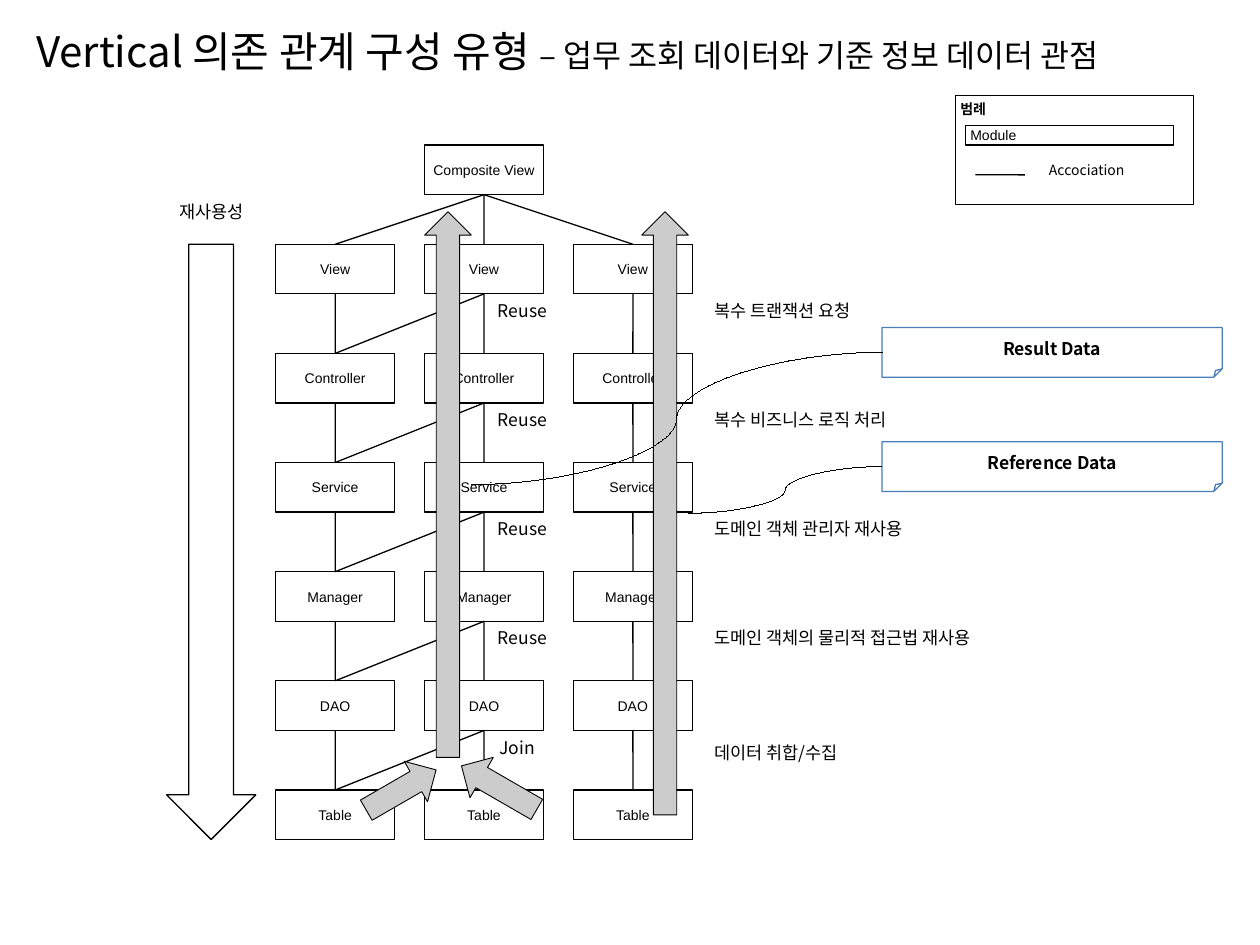
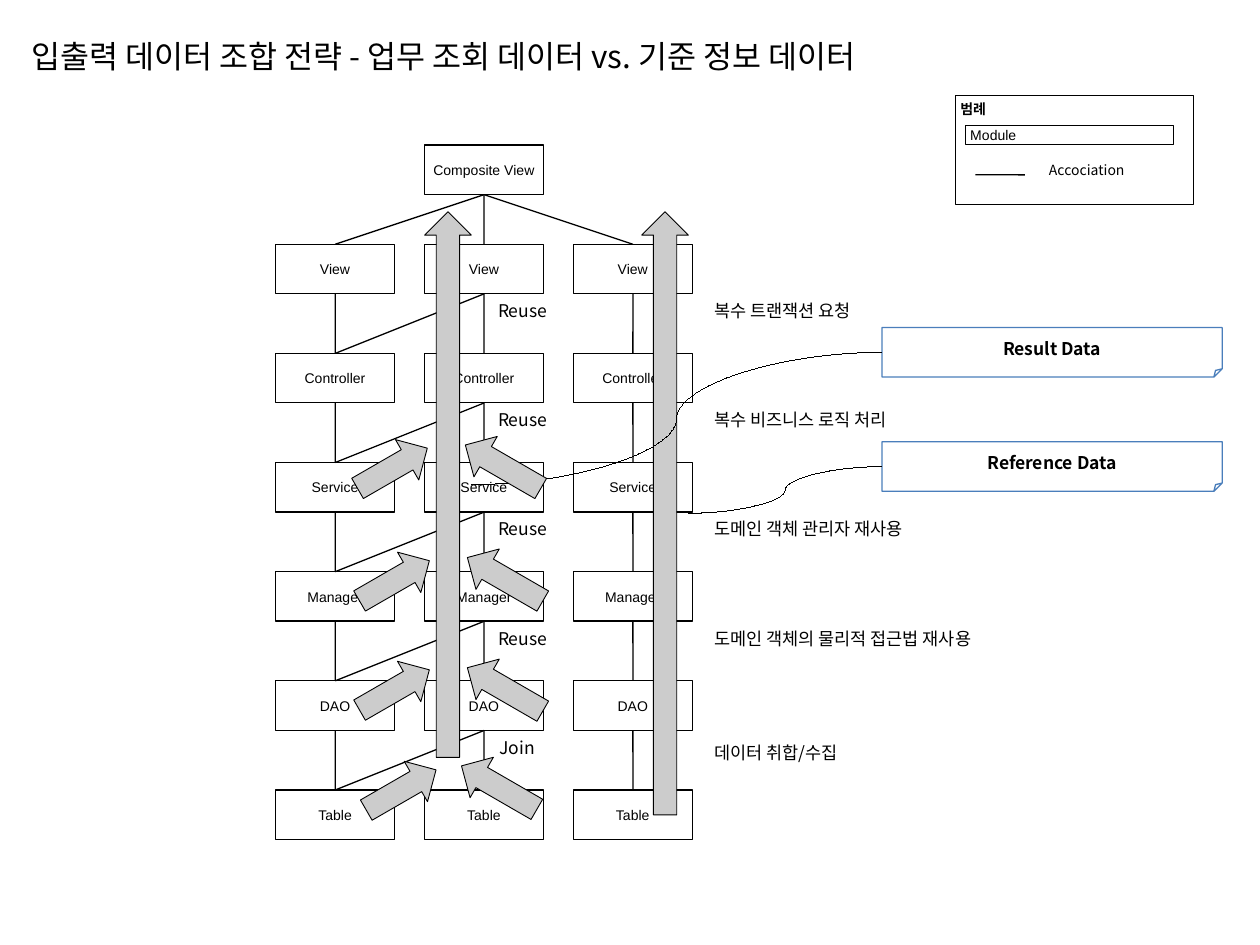
Before and after one commit to kwbaek/codelabor, a slide deck: slide 4 of documentation/0 architecture/design/TO-BE 설계 전술 (Layered Architecture).pptx (slide 3 before the commit). Drawn at 1260x945 pixels with LibreOffice and Linux fonts; fonts in the diff are those of the drawing. Boxes give left, top, right and bottom in pixels: in the first picture for what was removed or moved away, otherwise in the second. Text is boxed around its words. In the diff, an @@ line names an element or a change of style, - is before the commit and + after.

```diff
--- a/documentation/0 architecture/design/TO-BE 설계 전술 (Layered Architecture).pptx
+++ b/documentation/0 architecture/design/TO-BE 설계 전술 (Layered Architecture).pptx
@@ text at <box>31,41,855,71</box>: text changed @@
-Vertical 의존 관계 구성 유형 – 업무 조회 데이터와 기준 정보 데이터 관점
+입출력 데이터 조합 전략 - 업무 조회 데이터 vs. 기준 정보 데이터
@@ text removed at <box>179,203,243,220</box> @@
-재사용성
@@ down arrow removed at <box>166,244,256,839</box> @@
@@ down arrow added at <box>346,428,439,509</box>, fill #CCCCCC, outline #000000 0.51 pt @@
@@ down arrow added at <box>454,425,553,509</box>, fill #CCCCCC, outline #000000 0.51 pt @@
@@ down arrow added at <box>455,537,554,621</box>, fill #CCCCCC, outline #000000 0.51 pt @@
@@ down arrow added at <box>348,541,442,621</box>, fill #CCCCCC, outline #000000 0.51 pt @@
@@ down arrow added at <box>348,650,442,731</box>, fill #CCCCCC, outline #000000 0.51 pt @@
@@ down arrow added at <box>455,648,554,732</box>, fill #CCCCCC, outline #000000 0.51 pt @@
```
Also in this commit, not shown: 10 other slides changed, 1 slide removed, 12 other files.
